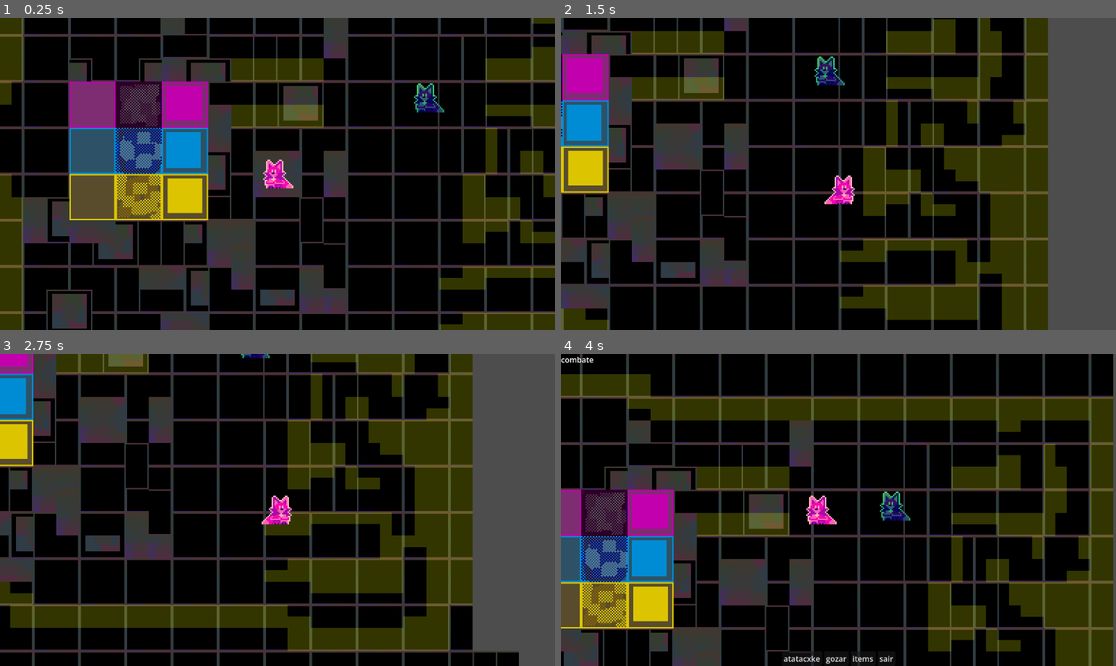
Above: before the commit, frames 1-4 (two rows, left to right).
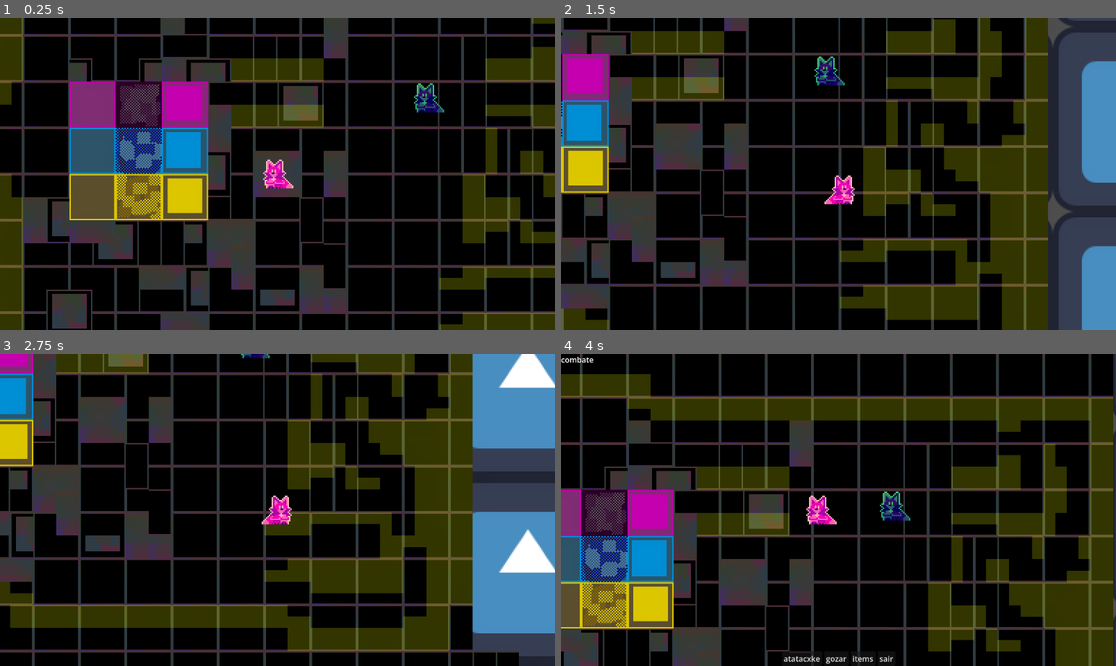
Above: after the commit, the same moments.

Repository: Eduardo3377/Catacumbas-da-expressividade
Game: Godot game, scene res://scenes/rooms/test_room.tscn
Same seed, same stepped clock (60 frames per second), same inputs: the game is played once before the commit and once after it. The engine's default icon, where the game draws it, is replaced by a stand-in: a white triangle on a blue panel in a dark square.
Inputs:
- Up to frame 1 (0.25 s): no input
- Up to frame 2 (1.5 s): tap Enter at 0.5 s; hold D (move_right) 0.53-1.28 s; hold S (move_down) from 1.28 s (still down)
- Up to frame 3 (2.75 s): release S (move_down) at 2.03 s; hold D (move_right) from 2.03 s (still down)
- Up to frame 4 (4 s): release D (move_right) at 2.78 s; hold W (move_up) 2.78-3.53 s; hold A (move_left) from 3.53 s (still down)

The runs differ from the first frame. In frame 2, 6.5% of the frame differs, in the area x 87-100%, y 0-100%; in frame 3, 11%, in the area x 85-100%, y 0-100%; in frame 4, 0.4%.

Commit message:
background + bloom

Diff:
--- a/scenes/objects/FoxPlayer.tscn
+++ b/scenes/objects/FoxPlayer.tscn
@@ -2,6 +2,7 @@
 
 [ext_resource type="Script" uid="uid://c0dtlk1ox4mn8" path="res://scripts/foxplayer.gd" id="1_ls70h"]
 [ext_resource type="Texture2D" uid="uid://crumfuv4x5le1" path="res://assets/sprites/Fox.png" id="3_ion0l"]
+[ext_resource type="PackedScene" uid="uid://c04y0e34jrmaf" path="res://scenes/objects/background.tscn" id="3_ls70h"]
 
 [sub_resource type="CircleShape2D" id="CircleShape2D_cvc2j"]
 radius = 7.5
@@ -25,3 +26,6 @@
 limit_smoothed = true
 position_smoothing_enabled = true
 position_smoothing_speed = 10.0
+
+[node name="background" parent="CharacterBody2D/Camera2D" unique_id=1011117589 instance=ExtResource("3_ls70h")]
+z_index = -5
--- /dev/null
+++ b/scenes/objects/background.tscn
@@ -0,0 +1,18 @@
+[gd_scene format=3 uid="uid://c04y0e34jrmaf"]
+
+[ext_resource type="Texture2D" uid="uid://t42kujs46r1x" path="res://assets/sprites/icon.svg" id="1_8u8tn"]
+[ext_resource type="Shader" uid="uid://b323cj5raa1fa" path="res://scenes/objects/pulse.gdshader" id="1_ruc3x"]
+[ext_resource type="Script" uid="uid://blynasfhmwbhr" path="res://scripts/bgmove.gd" id="2_8u8tn"]
+
+[sub_resource type="ShaderMaterial" id="ShaderMaterial_8u8tn"]
+shader = ExtResource("1_ruc3x")
+
+[node name="background" type="Node2D" unique_id=1011117589]
+
+[node name="Sprite2D" type="Sprite2D" parent="." unique_id=1508591302]
+texture_repeat = 2
+material = SubResource("ShaderMaterial_8u8tn")
+texture = ExtResource("1_8u8tn")
+region_enabled = true
+region_rect = Rect2(0, 0, 1152, 648)
+script = ExtResource("2_8u8tn")
--- /dev/null
+++ b/scenes/objects/pulse.gdshader
@@ -0,0 +1,14 @@
+shader_type canvas_item;
+
+void vertex() {
+	// Called for every vertex the material is visible on.
+}
+
+void fragment() {
+	// Called for every pixel the material is visible on.
+}
+
+//void light() {
+//	// Called for every pixel for every light affecting the CanvasItem.
+//	// Uncomment to replace the default light processing function with this one.
+//}
--- a/scenes/rooms/test_room.tscn
+++ b/scenes/rooms/test_room.tscn
@@ -6,6 +6,7 @@
 [ext_resource type="PackedScene" uid="uid://bfis7btgelswh" path="res://scenes/objects/enemy1.tscn" id="4_dp88d"]
 [ext_resource type="Texture2D" uid="uid://c50w86uvq7li" path="res://assets/sprites/hitboxes.png" id="4_nnide"]
 [ext_resource type="PackedScene" uid="uid://bjtiequkylufh" path="res://scenes/objects/FoxPlayer.tscn" id="5_vmham"]
+[ext_resource type="Texture2D" uid="uid://t42kujs46r1x" path="res://assets/sprites/icon.svg" id="7_vf0v6"]
 
 [sub_resource type="TileSetAtlasSource" id="TileSetAtlasSource_vqwjj"]
 texture = ExtResource("2_nnide")
@@ -90,6 +91,14 @@
 physics_layer_0/physics_material = SubResource("PhysicsMaterial_vf0v6")
 sources/0 = SubResource("TileSetAtlasSource_dp88d")
 
+[sub_resource type="Environment" id="Environment_pmg6p"]
+background_mode = 3
+glow_enabled = true
+glow_bloom = 0.12
+glow_blend_mode = 0
+glow_map_strength = 1.0
+glow_map = ExtResource("7_vf0v6")
+
 [node name="TestRoom" type="Node2D" unique_id=59091156]
 
 [node name="Tiles" type="TileMapLayer" parent="." unique_id=1290894279]
@@ -105,3 +114,6 @@
 position = Vector2(104, -71)
 
 [node name="fox" parent="." unique_id=1629078187 instance=ExtResource("5_vmham")]
+
+[node name="WorldEnvironment" type="WorldEnvironment" parent="." unique_id=2119555084]
+environment = SubResource("Environment_pmg6p")
--- /dev/null
+++ b/scripts/bgmove.gd
@@ -0,0 +1,12 @@
+extends Sprite2D
+
+
+# Called when the node enters the scene tree for the first time.
+func _ready() -> void:
+	pass # Replace with function body.
+
+
+# Called every frame. 'delta' is the elapsed time since the previous frame.
+func _process(delta: float) -> void:
+	region_rect.position += Vector2(0.5,0.5)
+	pass
Not shown, added: scenes/objects/pulse.gdshader.uid
Not shown, added: scripts/bgmove.gd.uid
